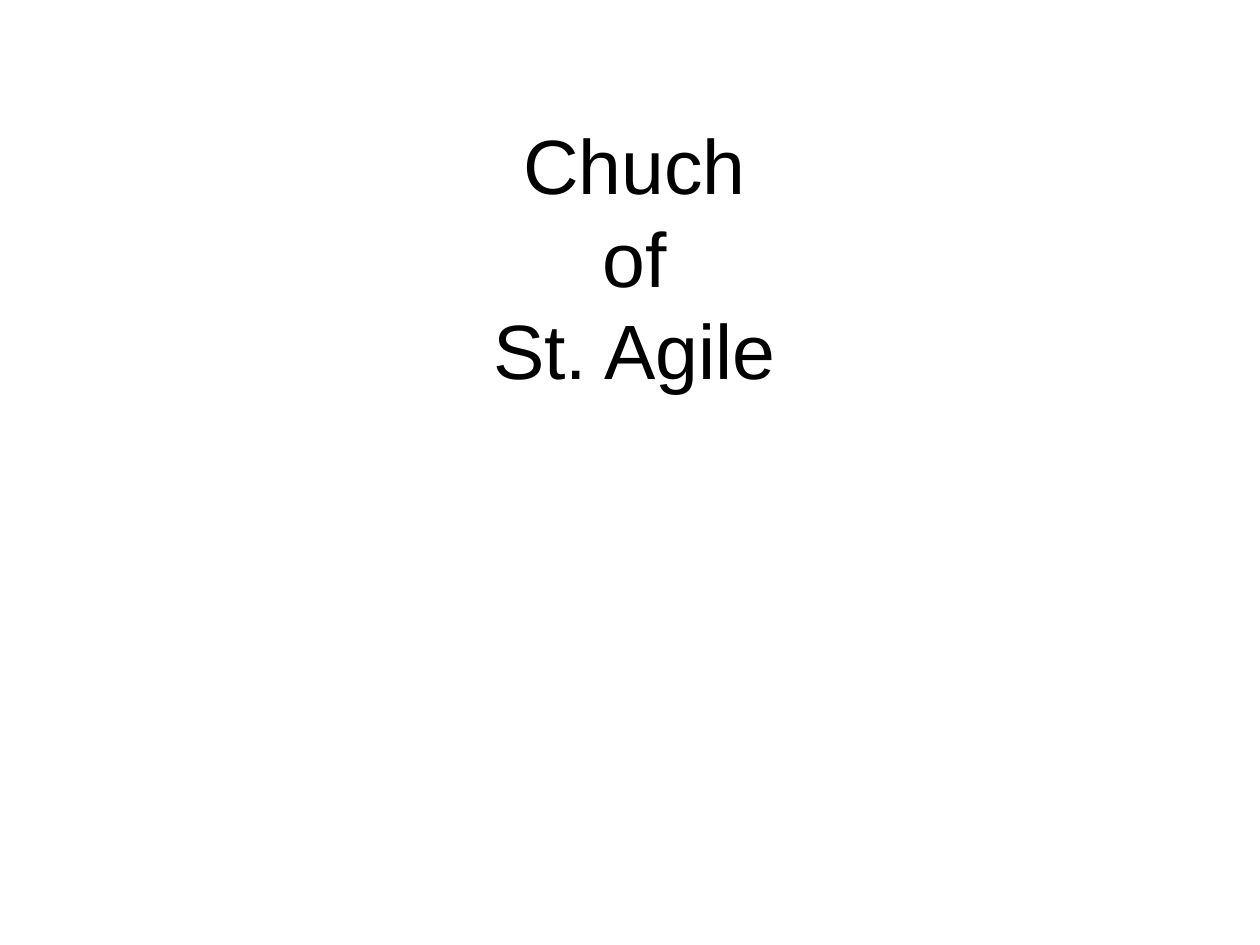
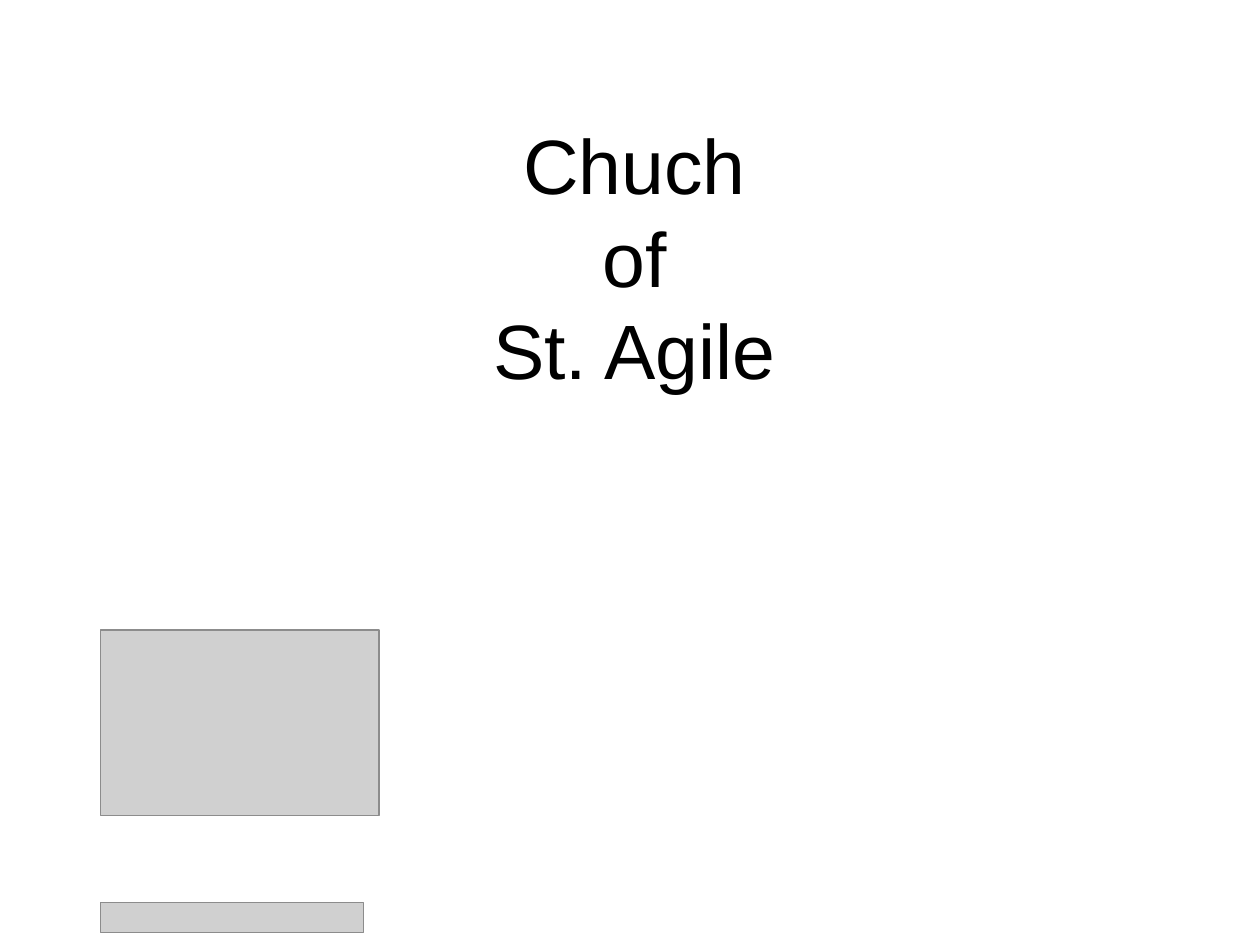
Before and after one commit to asolntsev/presentations, a slide deck: slide 1 of agile-technical-practices/church-of-st-agile.odp. Drawn at 1260x945 pixels with LibreOffice and Linux fonts; fonts in the diff are those of the drawing; grey boxes stand for pictures; background and template pictures are left out. Boxes give left, top, right and bottom in pixels: in the first picture for what was removed or moved away, otherwise in the second. Text is boxed around its words. In the diff, an @@ line names an element or a change of style, - is before the commit and + after.

Commit message:
Started Church of St.Agile on English

```diff
--- a/agile-technical-practices/church-of-st-agile.odp
+++ b/agile-technical-practices/church-of-st-agile.odp
@@ picture added at [101,630,379,816] @@
@@ text added at [69,827,573,903], 32 pt, text #FFFFFF @@
+Andrei Solntsev
@@ picture added at [101,903,363,932] @@
```
